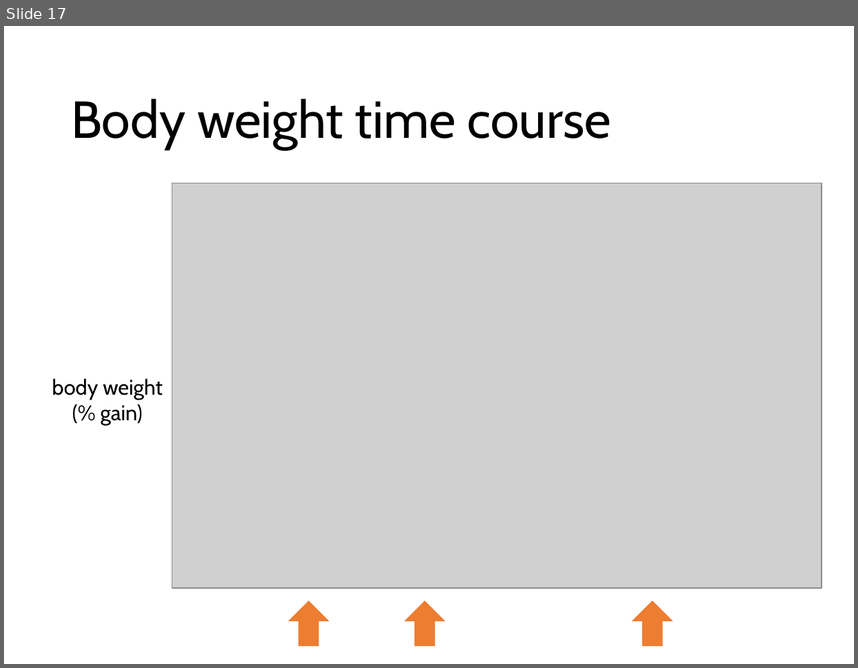
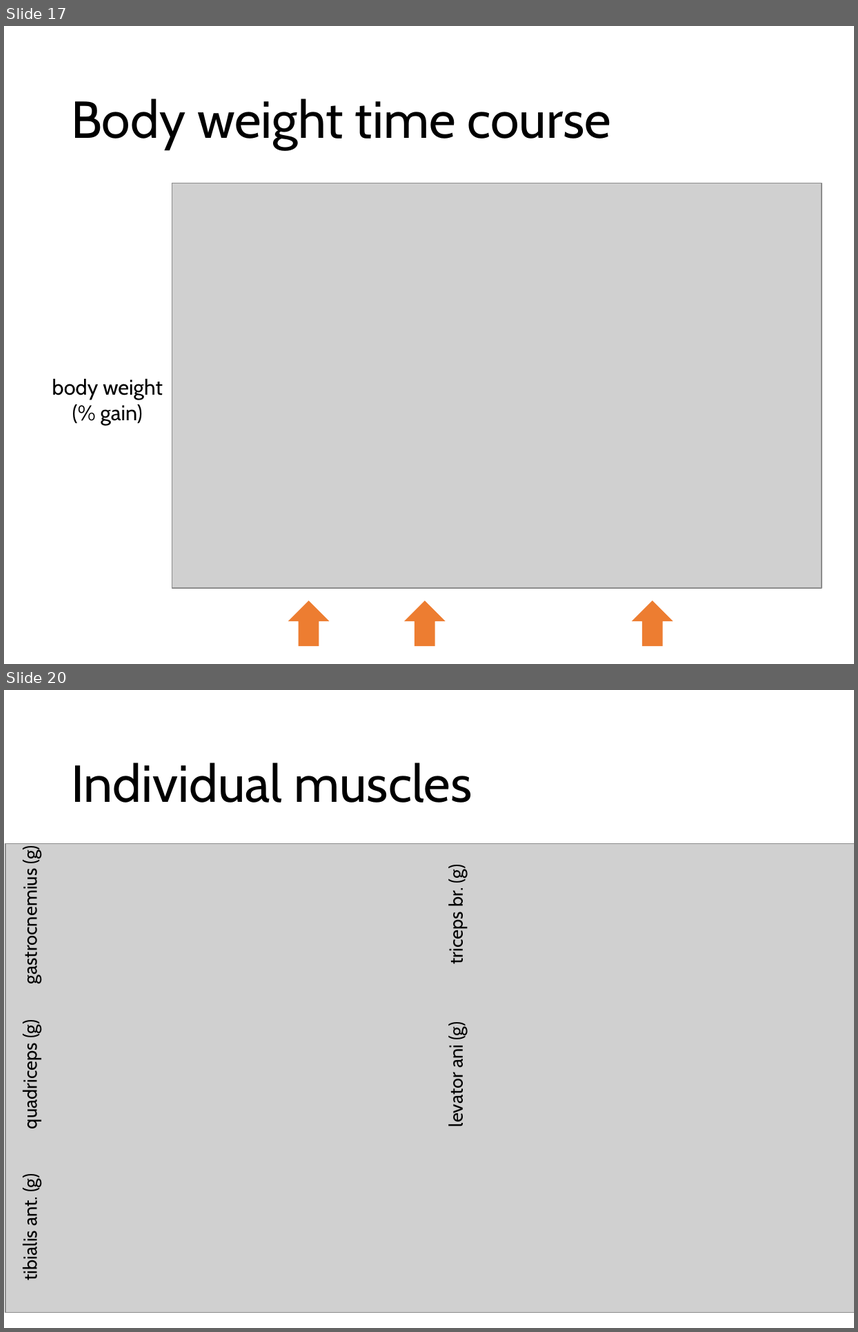
Before and after one commit to nvalexander/dissertation, a slide deck: defense.pptx. Shown one above the other, each under a label of ours: slide 17 before the commit, slides 17 and 20 after it; the slides between them are not shown. The pictures are 858x668 and 858x1332 pixels, drawn with LibreOffice and Linux fonts; fonts in the diff are those of the drawing; grey boxes stand for pictures. Boxes give left, top, right and bottom in pixels: in the first picture for what was removed or moved away, otherwise in the second. Text is boxed around its words. In the diff, an @@ line names an element or a change of style, - is before the commit and + after.

```diff
--- a/defense.pptx
+++ b/defense.pptx
@@ slide 20 added at [4, 690, 854, 1328], background #FFFFFF @@
@@ title added at [71, 762, 472, 802], 44 pt, text #000000 @@
+Individual muscles
@@ picture added at [5, 843, 854, 1312] @@
@@ text added at [18, 847, 41, 980], 16 pt, text #000000 @@
+gastrocnemius (g)
@@ text added at [444, 866, 467, 963], 16 pt, text #000000 @@
+triceps br. (g)
@@ text added at [18, 1021, 41, 1126], 16 pt, text #000000 @@
+quadriceps (g)
@@ text added at [444, 1023, 467, 1125], 16 pt, text #000000 @@
+levator ani (g)
@@ text added at [18, 1174, 41, 1279], 16 pt, text #000000 @@
+tibialis ant. (g)
```
Also in this commit, not shown: 2 slides changed, 1 other slide added, 1 other file.
